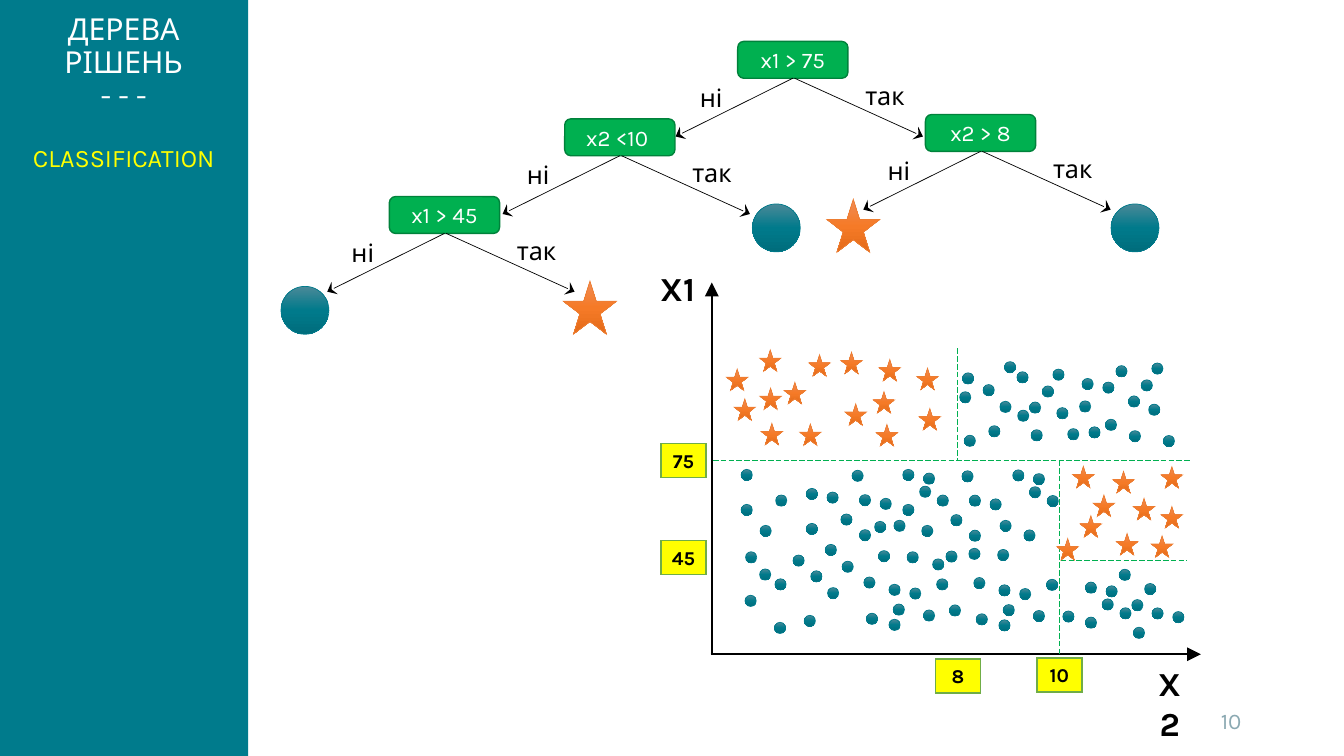
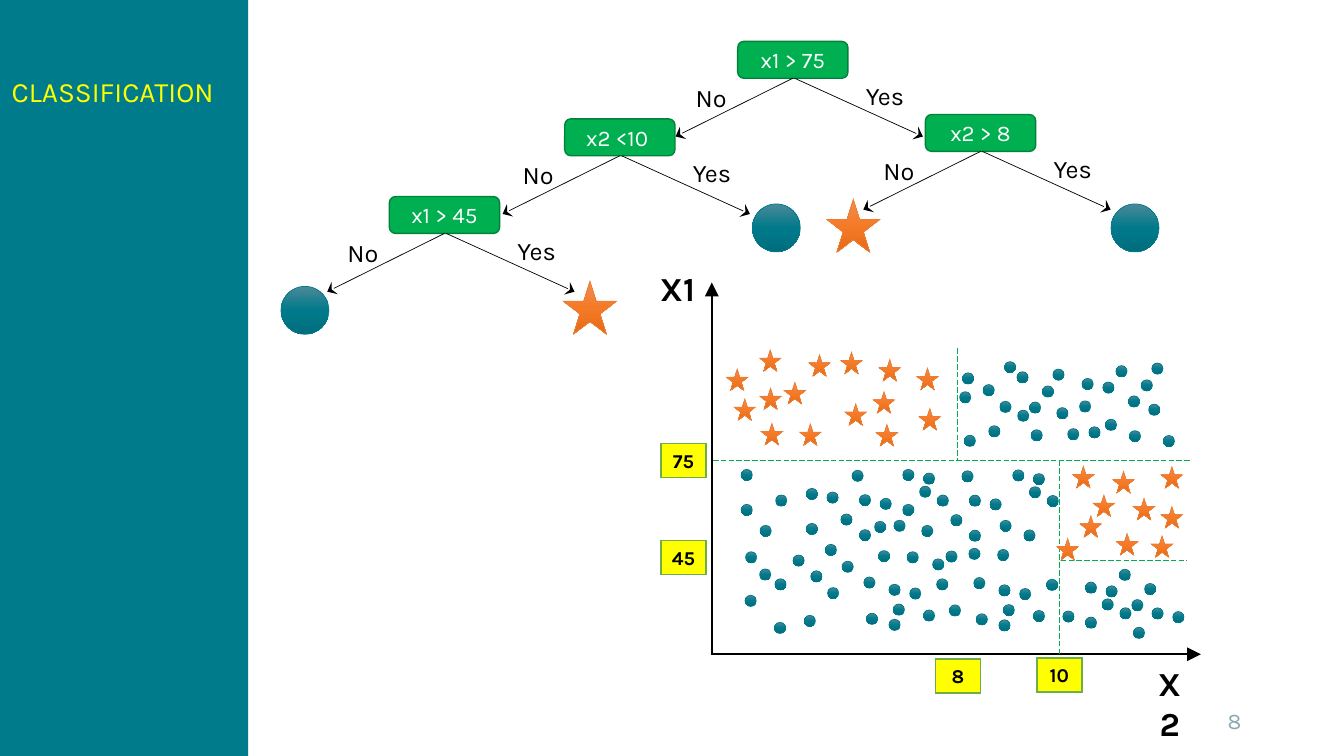
Before and after one commit to kleban/r-course-eng, a slide deck: slide 8 of pptx/061_Trees.pptx (slide 10 before the commit). Drawn at 1344x756 pixels with LibreOffice and Linux fonts; fonts in the diff are those of the drawing; background and template pictures are left out. Boxes give left, top, right and bottom in pixels: in the first picture for what was removed or moved away, otherwise in the second. Text is boxed around its words. In the diff, an @@ line names an element or a change of style, - is before the commit and + after.

```diff
--- a/pptx/061_Trees.pptx
+++ b/pptx/061_Trees.pptx
@@ title at [12,84,214,103]: text changed; size 21.6 to 20 pt; text colour #FFFFFF to #FFFF00 @@
-ДЕРЕВА РІШЕНЬ
-- - -
-CLASSIFICATION
+CLASSIFICATION
@@ text at [866,89,904,111]: text changed @@
-так
+Yes
@@ text at [696,91,727,113]: text changed @@
-ні
+No
@@ text at [523,168,554,191]: text changed @@
-ні
+No
@@ text at [693,166,731,183]: text changed @@
-так
+Yes
@@ text at [883,164,914,187]: text changed @@
-ні
+No
@@ text at [1054,162,1092,184]: text changed @@
-так
+Yes
@@ text at [347,246,378,269]: text changed @@
-ні
+No
@@ text at [517,244,555,266]: text changed @@
-так
+Yes
@@ page number at [1228,715,1242,729]: text changed @@
-10
+8
```
Also in this commit, not shown: 2 other slides changed, 1 slide added, 3 slides removed, 5 other files.
